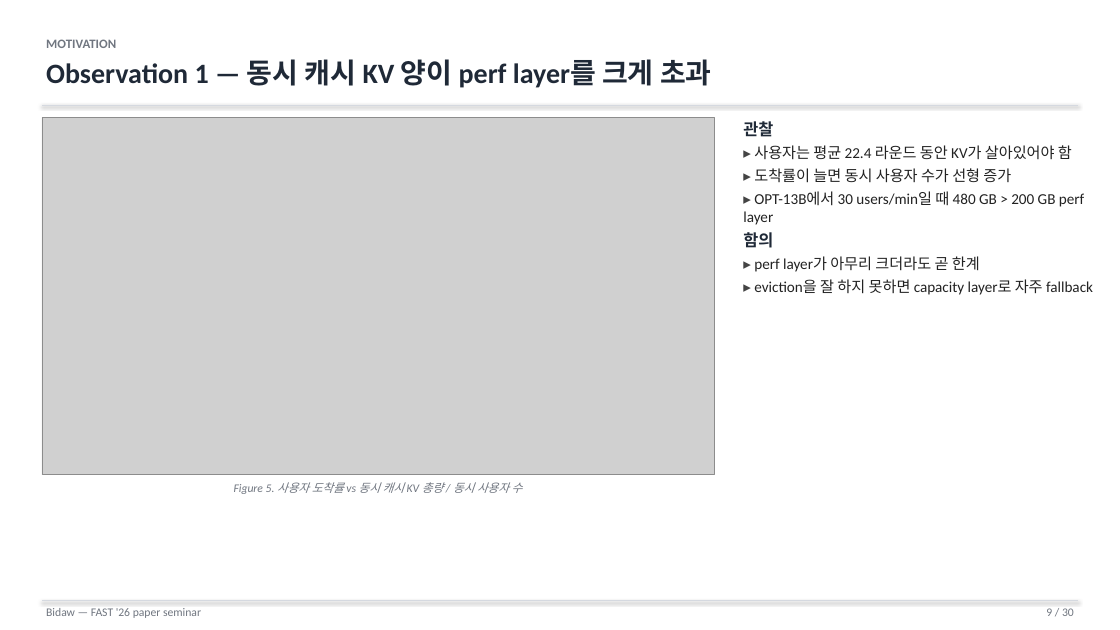
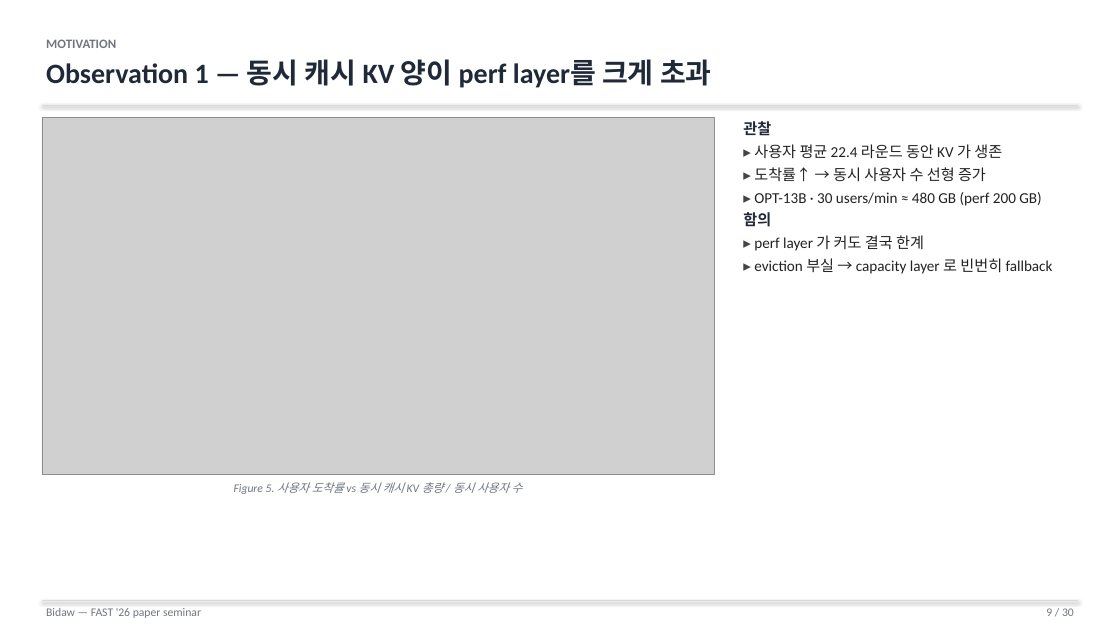
Before and after one commit to Daejun/bidaw, a slide deck: slide 9 of Bidaw_seminar.pptx. Drawn at 1120x630 pixels with LibreOffice and Linux fonts; fonts in the diff are those of the drawing; grey boxes stand for pictures. Boxes give left, top, right and bottom in pixels: in the first picture for what was removed or moved away, otherwise in the second. Text is boxed around its words. In the diff, an @@ line names an element or a change of style, - is before the commit and + after.

Commit message:
Eliminate widow lines in seminar slides
Awkward line breaks where one or two words spilled to the next line were
visible across most of the deck. Two passes of fixes:

- Body bullet font 14pt → 13pt (sed-style replace_all)
- Tighten copy on the worst offenders in slides 3, 5, 8, 9, 10, 11, 13,
  17, 23 (shorter Korean phrasing, English term abbreviations)
- Widen the slide-4 attention diagram box (5.8" → 6.1") and rewrite the
  formula in ASCII (`K^T`, `sqrt(d)`) so it fits on one line

```diff
--- a/Bidaw_seminar.pptx
+++ b/Bidaw_seminar.pptx
@@ text at <box>743,121,771,227</box>: size 14 to 13 pt in "관찰", "함의" @@
@@ text at <box>754,144,1041,206</box>: text changed @@
-▸ 사용자는 평균 22.4 라운드 동안 KV가 살아있어야 함
-▸ 도착률이 늘면 동시 사용자 수가 선형 증가
-▸ OPT-13B에서 30 users/min일 때 480 GB > 200 GB perf layer
+▸ 사용자 평균 22.4 라운드 동안 KV 가 생존
+▸ 도착률↑ → 동시 사용자 수 선형 증가
+▸ OPT-13B · 30 users/min ≈ 480 GB (perf 200 GB)
@@ text at <box>754,235,1053,274</box>: text changed @@
-▸ perf layer가 아무리 크더라도 곧 한계
-▸ eviction을 잘 하지 못하면 capacity layer로 자주 fallback
+▸ perf layer 가 커도 결국 한계
+▸ eviction 부실 → capacity layer 로 빈번히 fallback
```
Also in this commit, not shown: 22 other slides changed, 2 other files.
